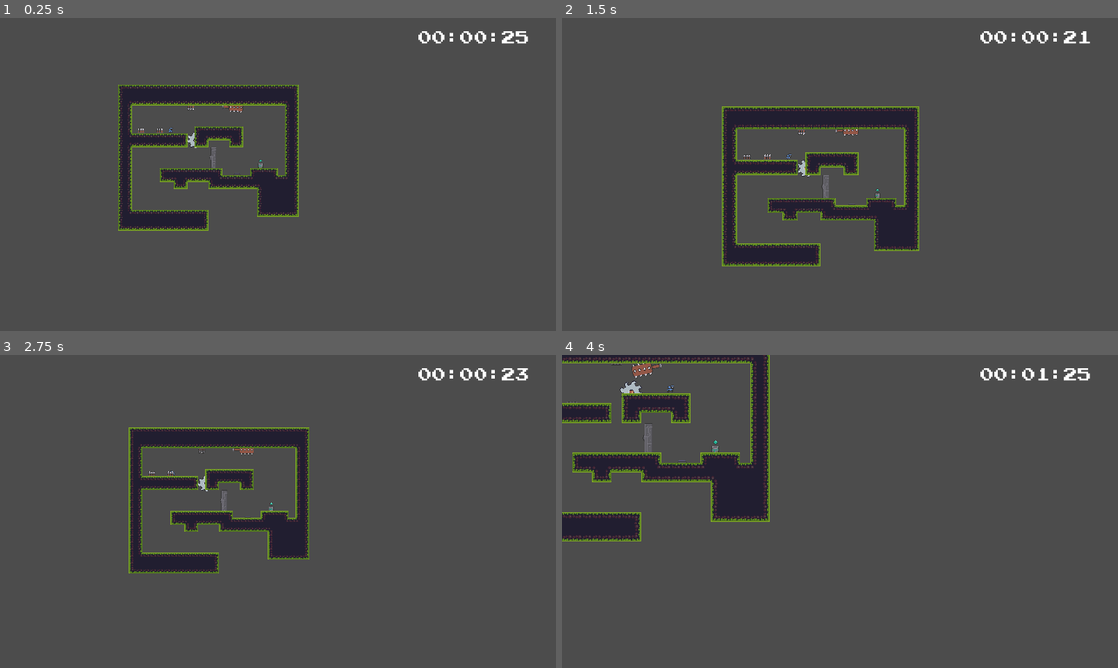
Above: before the commit, frames 1-4 (two rows, left to right).
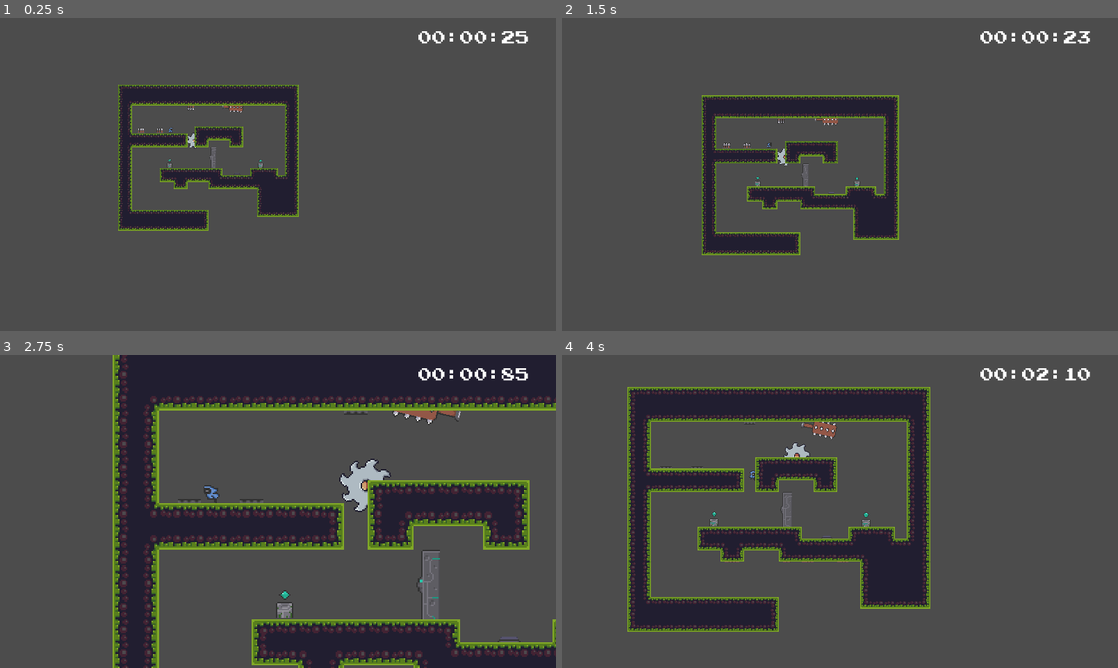
Above: after the commit, the same moments.

Repository: riltho1/Godot-repository
Game: Godot game, scene res://Scenes/World.tscn
Two runs of this game, one before a commit and one after it. Both use one fixed random seed, a clock stepped at 60 frames per second and the inputs below. The project has no main scene, so this scene is started directly.
Inputs:
- Up to frame 1 (0.25 s): no input
- Up to frame 2 (1.5 s): hold D (right) from 0.53 s (still down); tap Z (zoom) at 0.6, 1.35 s; tap W (jump) at 0.77 s
- Up to frame 3 (2.75 s): tap W (jump) at 1.52 s; release D (right) at 2.03 s; hold A (left) from 2.03 s (still down); tap Z (zoom) at 2.1 s
- Up to frame 4 (4 s): release A (left) at 2.78 s; hold D (right) from 2.78 s (still down); tap Z (zoom) at 2.85, 3.6 s; tap W (jump) at 3.02, 3.77 s

The runs differ from the first frame. In frame 1, less than 0.1% of the frame differs, in the area x 30-36%, y 36-48%; in frame 2, 13%; in frame 3, 42%, in the area x 20-100%, y 0-100%; in frame 4, 27%.

Commit message:
Error fixes and deadly group added

Diff:
--- a/Character Control/Scenes/Player.tscn
+++ b/Character Control/Scenes/Player.tscn
@@ -172,3 +172,5 @@
 [node name="CollisionShape2D" type="CollisionShape2D" parent="DeathZone"]
 position = Vector2( -2, -1 )
 shape = SubResource( 10 )
+
+[connection signal="area_entered" from="DeathZone" to="." method="_on_DeathZone_area_entered"]
--- a/Character Control/Scenes/SkipeTrap.tscn
+++ b/Character Control/Scenes/SkipeTrap.tscn
@@ -1,7 +1,6 @@
-[gd_scene load_steps=6 format=2]
+[gd_scene load_steps=5 format=2]
 
 [ext_resource path="res://Sprites/trap_spikes_anim_strip_7.png" type="Texture" id=1]
-[ext_resource path="res://Scripts/SkipeTrap.gd" type="Script" id=2]
 
 [sub_resource type="RectangleShape2D" id=1]
 extents = Vector2( 8, 8 )
@@ -62,8 +61,7 @@
 "values": [ true, false, true ]
 }
 
-[node name="SpikeTrap" type="Area2D"]
-script = ExtResource( 2 )
+[node name="SpikeTrap" type="Area2D" groups=["Deadly"]]
 
 [node name="CollisionShape2D" type="CollisionShape2D" parent="."]
 shape = SubResource( 1 )
@@ -75,6 +73,7 @@
 frame = 1
 
 [node name="AnimationPlayer" type="AnimationPlayer" parent="."]
+autoplay = "SpikeTrigger"
 anims/RESET = SubResource( 2 )
 anims/SpikeTrigger = SubResource( 3 )
 
--- a/Character Control/Scenes/SpinningBlade.tscn
+++ b/Character Control/Scenes/SpinningBlade.tscn
@@ -37,25 +37,28 @@
 
 [sub_resource type="Curve2D" id=1]
 _data = {
-"points": PoolVector2Array( 0, 0, 0, 0, 1, -2, 0, 0, 0, 0, -2.02678, -49, 0, 0, 0, 0, 113, -49, 0, 0, 0, 0, 114, -1, 0, 0, 0, 0, 81, -2, 0, 0, 0, 0, 81, -17, 0, 0, 0, 0, 31.8571, -17.3404, 0, 0, 0 …(94 unchanged characters)…
+"points": PoolVector2Array( 0, 0, 0, 0, -1.0435, -1, 0, 0, 0, 0, -2.02678, -49, 0, 0, 0, 0, 114, -49, 0, 0, 0, 0, 114, -1, 0, 0, 0, 0, 80.5686, -1, 0, 0, 0, 0, 80.5686, -17.3404, 0, 0, 0, 0, 31.8571, -17.3404, 0, 0, 0 …(94 unchanged characters)…
 }
 
 [sub_resource type="CircleShape2D" id=2]
-radius = 17.2627
+radius = 17.72
 
 [node name="SpinningBlade" type="Node2D"]
 script = ExtResource( 2 )
 
 [node name="AnimationPlayer" type="AnimationPlayer" parent="."]
+autoplay = "Spin"
 playback_speed = -3.0
 anims/RESET = SubResource( 3 )
 anims/Spin = SubResource( 4 )
 
 [node name="Path2D" type="Path2D" parent="."]
+position = Vector2( -1.93875, -1.02083 )
+scale = Vector2( 1.01701, 0.979167 )
 curve = SubResource( 1 )
 
 [node name="PathFollow2D" type="PathFollow2D" parent="Path2D"]
-position = Vector2( 1, -2 )
+position = Vector2( -1.0435, -1 )
 rotation = -1.63511
 rotate = false
 
@@ -63,9 +66,7 @@
 texture = ExtResource( 1 )
 hframes = 8
 
-[node name="Area2D" type="Area2D" parent="Path2D/PathFollow2D/Sprite"]
+[node name="Area2D" type="Area2D" parent="Path2D/PathFollow2D/Sprite" groups=["Deadly"]]
 
 [node name="CollisionShape2D" type="CollisionShape2D" parent="Path2D/PathFollow2D/Sprite/Area2D"]
 shape = SubResource( 2 )
-
-[connection signal="body_entered" from="Path2D/PathFollow2D/Sprite/Area2D" to="." method="_on_Area2D_body_entered"]
--- a/Character Control/Scenes/Swinging Trap.tscn
+++ b/Character Control/Scenes/Swinging Trap.tscn
@@ -1,7 +1,6 @@
-[gd_scene load_steps=5 format=2]
+[gd_scene load_steps=4 format=2]
 
 [ext_resource path="res://Sprites/trap_suspended_anim_strip_18.png" type="Texture" id=1]
-[ext_resource path="res://Scripts/Swinging Trap.gd" type="Script" id=2]
 
 [sub_resource type="Animation" id=1]
 length = 0.001
@@ -36,18 +35,18 @@
 
 [node name="Swinging Trap" type="Node2D"]
 rotation = -1.81689
-script = ExtResource( 2 )
 
 [node name="Sprite" type="Sprite" parent="."]
 position = Vector2( 0, 16 )
 texture = ExtResource( 1 )
 hframes = 18
 
-[node name="Area2D" type="Area2D" parent="."]
+[node name="Area2D" type="Area2D" parent="." groups=["Deadly"]]
 
 [node name="CollisionPolygon2D" type="CollisionPolygon2D" parent="Area2D"]
 polygon = PoolVector2Array( -8, 17, -11, 19, -9, 21, -9, 25, -11, 27, -9, 30, -9, 33, -11, 35, -9, 38, -9, 41, -11, 43, -9, 45, -6, 47, 7, 47, 8, 45, 10, 45, 11, 43, 8, 41, 8, 37, 11, 36, 9, 34, 9, 29, 11, 27, 9, 25, 9, 21, 12, 19, 8, 17, 6, 15, -7, 15 )
 
 [node name="AnimationPlayer" type="AnimationPlayer" parent="."]
+autoplay = "Swing"
 anims/RESET = SubResource( 1 )
 anims/Swing = SubResource( 2 )
--- a/Character Control/Scenes/World.tscn
+++ b/Character Control/Scenes/World.tscn
@@ -324,5 +324,8 @@
 text = "00:00:00"
 align = 2
 
+[node name="SavePoint2" parent="." instance=ExtResource( 14 )]
+position = Vector2( 119, 181 )
+
 [editable path="SpinningBlade"]
 [editable path="DoorAndButton"]
--- a/Character Control/Scripts/Player.gd
+++ b/Character Control/Scripts/Player.gd
@@ -72,3 +72,9 @@
 	#set gravity
 	velocity.y += gravity * delta
 	velocity = move_and_slide(velocity, Vector2.UP)
+
+
+func _on_DeathZone_area_entered(area):
+	if area.is_in_group("Deadly"):
+		if GameStats.check_reset() == false:
+			global_position = GameStats.get_spawn().global_position
--- a/Character Control/Scripts/SpinningBlade.gd
+++ b/Character Control/Scripts/SpinningBlade.gd
@@ -1,15 +1,6 @@
 extends Node2D
 export (int) var follow_speed = 50
-func _ready():
-	$AnimationPlayer.play("Spin")
+
 
 func _process(delta):
 	$Path2D/PathFollow2D.offset += 50 * delta
-
-
-func _on_Area2D_body_entered(body):
-	print(body)
-	if body.is_in_group("Player"):
-		print("player dead")
-		if GameStats.check_reset() == false:
-			body.global_position = GameStats.get_spawn().global_position
Binary file added: Character Control/Sprites/drygrass_props.png
Not shown, added: Character Control/Sprites/drygrass_props.png.import
Binary file added: Character Control/Sprites/flowers_props.png
Not shown, added: Character Control/Sprites/flowers_props.png.import
Binary file added: Character Control/Sprites/grass_props.png
Not shown, added: Character Control/Sprites/grass_props.png.import
Not shown, added: Free/Main Characters/Thumbs.db
Not shown, added: Free/Terrain/Thumbs.db
